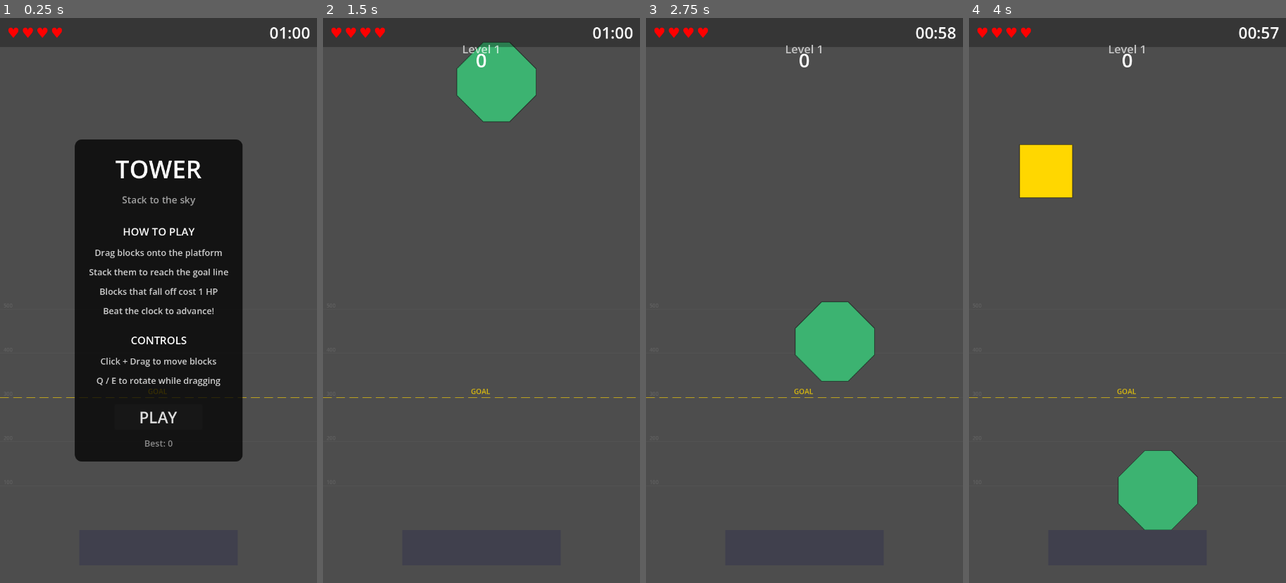
Above: before the commit, frames 1-4 (left to right).
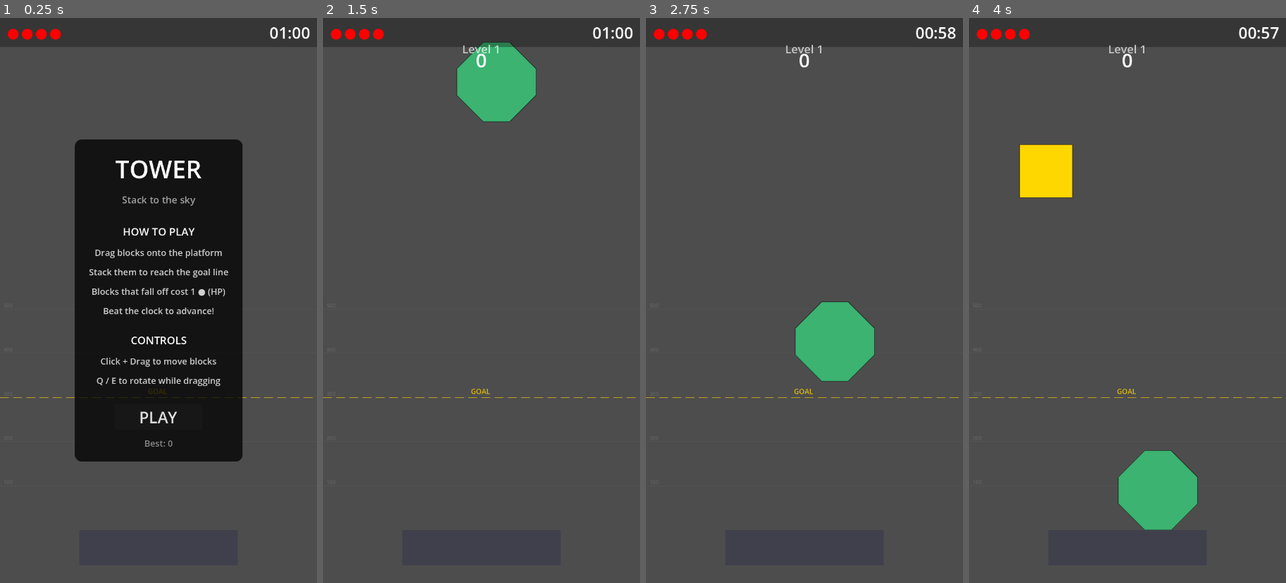
Above: after the commit, the same moments.

Repository: PartlyWhole/ToppleClone
Game: Godot game, scene res://main/main.tscn
Two runs of this game, one before a commit and one after it. Both use one fixed random seed, a clock stepped at 60 frames per second and the inputs below.
Inputs (mouse positions are in pixels of both pictures, inside the frame that each line leads up to):
- Up to frame 1 (0.25 s): no input
- Up to frame 2 (1.5 s): click "PLAY" at 0.5 s; tap Enter at 1.25 s; drag from (494, 63) to (513, 176) at 1.27 s
- Up to frame 3 (2.75 s): drag from (741, 328) to (788, 413) at 2.02 s
- Up to frame 4 (4 s): move the mouse to (1159, 176) at 2.77 s; tap Ctrl at 2.85 s; click (1159, 176) at 2.92 s; drag from (1076, 63) to (1032, 215) at 3.52 s

The runs differ from the first frame. In frame 1, 0.5% of the frame differs, in the area x 2-72%, y 1-50%; in frame 2, 0.2%; in frame 3, 0.2%; in frame 4, 0.2%.

Commit message:
fix: replace heart unicode with filled circle for web export compat
The ♥ glyph doesn't render in Godot's default font on web exports.
Switched to ● which is universally supported.

Co-Authored-By: Claude Opus 4.6 (1M context) <noreply@anthropic.com>

Diff:
--- a/features/hud/scripts/game_hud.gd
+++ b/features/hud/scripts/game_hud.gd
@@ -35,6 +35,8 @@
 	assert(_restart_button != null, "RestartButton not found")
 
 	_heart_labels = [_heart_1, _heart_2, _heart_3, _heart_4]
+	for heart: Label in _heart_labels:
+		heart.text = "●"
 	_start_button.visible = false
 	_create_level_label()
 	_create_start_panel()
@@ -137,7 +139,7 @@
 	var instructions: Array[String] = [
 		"Drag blocks onto the platform",
 		"Stack them to reach the goal line",
-		"Blocks that fall off cost 1 HP",
+		"Blocks that fall off cost 1 ● (HP)",
 		"Beat the clock to advance!",
 	]
 	for line: String in instructions:
